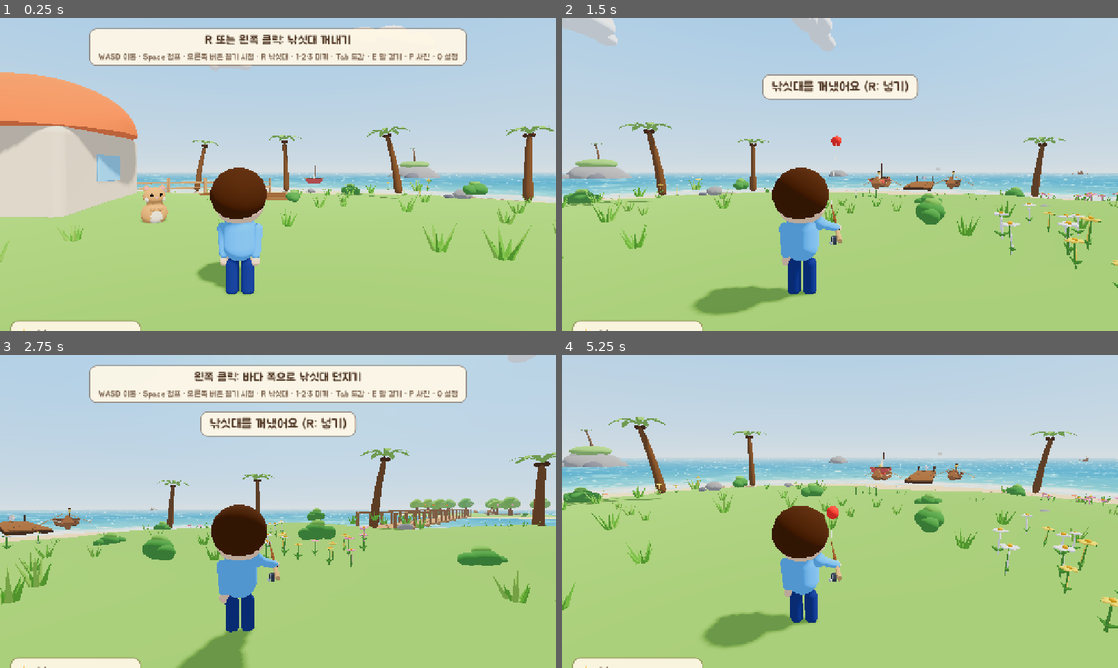
Above: before the commit, frames 1-4 (two rows, left to right).
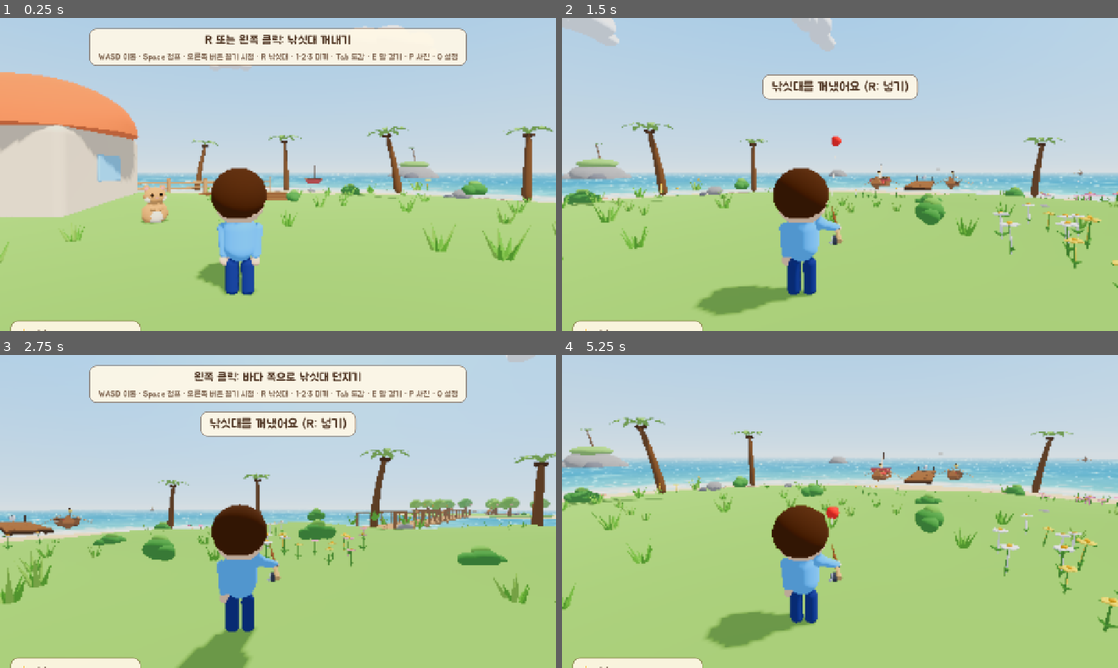
Above: after the commit, the same moments.

Repository: qudrhks36-svg/hanroro-seat-checker
Game: Godot game, scene res://main.tscn
Two runs of this game, one before a commit and one after it. Both use one fixed random seed, a clock stepped at 60 frames per second and the inputs below.
Inputs (mouse positions are in pixels of both pictures, inside the frame that each line leads up to):
- Up to frame 1 (0.25 s): no input
- Up to frame 2 (1.5 s): tap Enter at 0.5 s; move the mouse to (962, 158) at 0.52 s; hold Right 0.53-1.25 s; tap E at 0.6 s; click (962, 158) at 0.67 s; tap Space at 0.77, 1.07 s; drag from (728, 190) to (812, 237) at 1.27 s
- Up to frame 3 (2.75 s): move the mouse to (333, 442) at 2.02 s; hold Right from 2.03 s (still down); tap F at 2.1 s
- Up to frame 4 (5.25 s): release Right at 2.75 s; drag from (812, 574) to (673, 464) at 2.77 s; move the mouse to (1006, 558) at 3.52 s; hold Left 3.53-4.25 s; tap 6 at 3.6 s; tap Space at 3.77, 4.07 s; drag from (673, 464) to (756, 433) at 4.27 s; move the mouse to (867, 511) at 5.02 s; hold Down from 5.03 s (still down); tap G at 5.1 s; click (867, 511) at 5.17 s

The runs differ from the first frame. In frame 1, 2.5% of the frame differs, in the area x 0-100%, y 2-89%; in frame 2, 3.2%; in frame 3, 3.4%; in frame 4, 3.6%, in the area x 0-100%, y 19-93%.

Commit message:
perf(godot): 3D render scale 0.8, smaller shadow map
Co-Authored-By: Claude Sonnet 5.5 <noreply@anthropic.com>

Diff:
--- a/fishing-game/godot/project.godot
+++ b/fishing-game/godot/project.godot
@@ -25,6 +25,9 @@
 
 renderer/rendering_method="gl_compatibility"
 renderer/rendering_method.mobile="gl_compatibility"
+scaling_3d/scale=0.8
+lights_and_shadows/directional_shadow/size=2048
+lights_and_shadows/directional_shadow/soft_shadow_filter_quality=0
 
 [physics]
 
Not shown, changed: fishing-game/changelog/2026-10-12.md
Not shown, changed: fishing-game/docs/GDD.md
